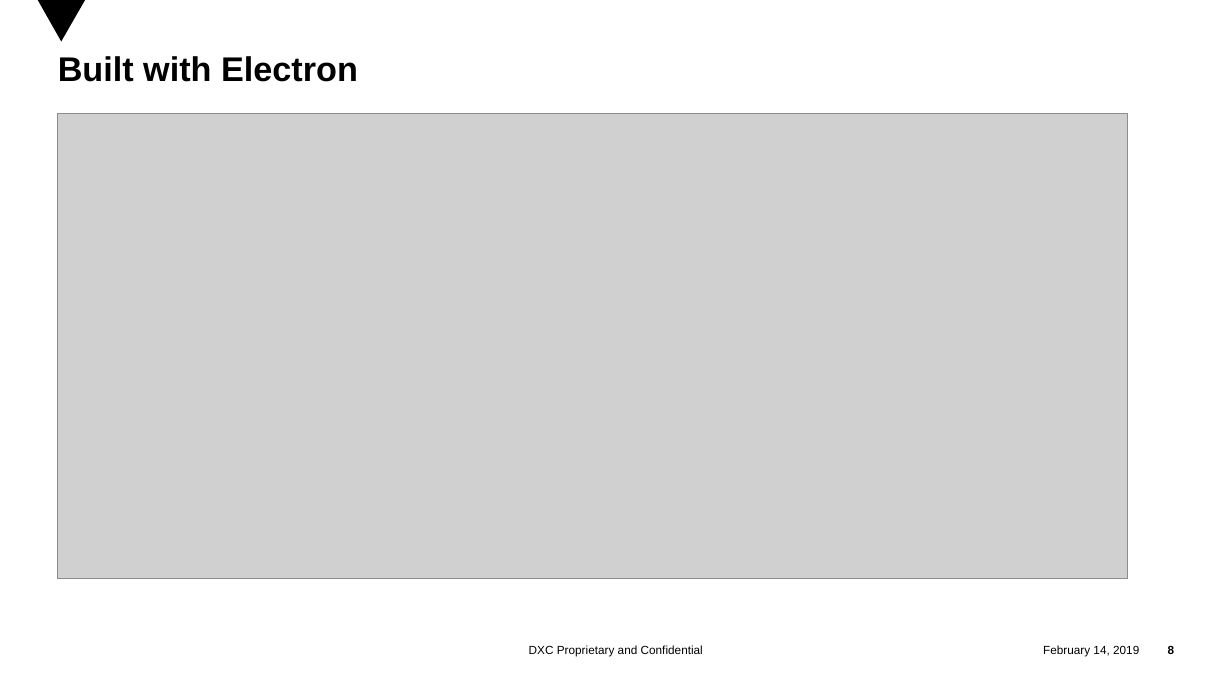
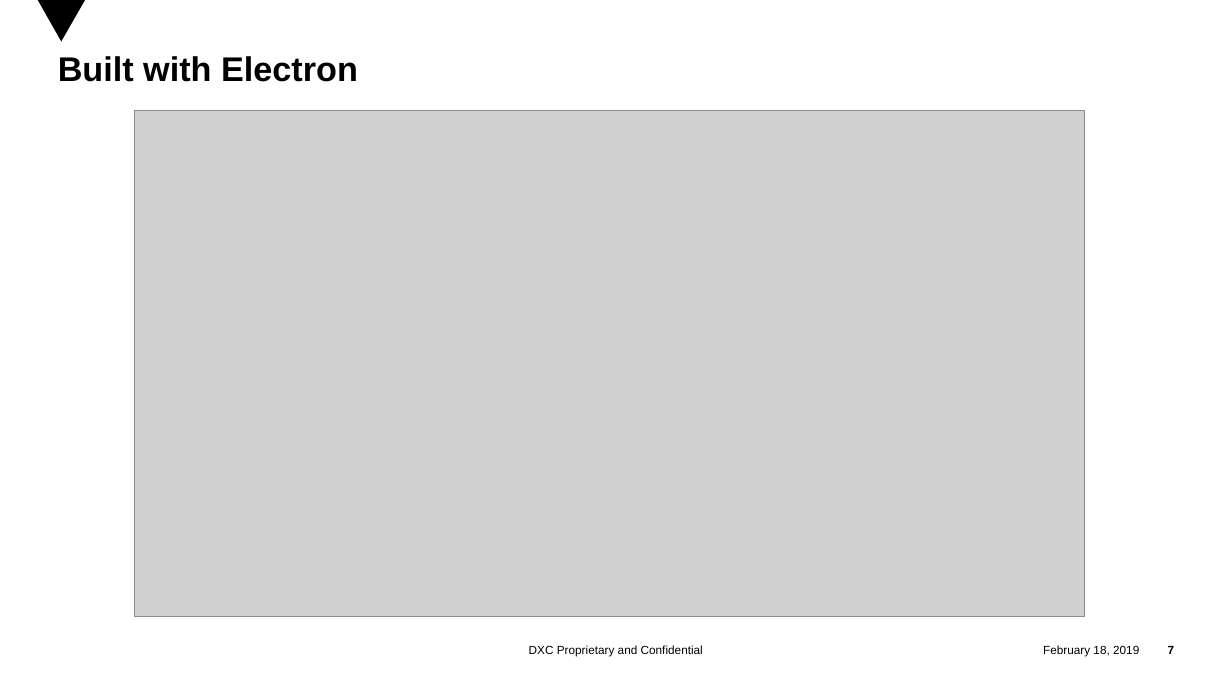
Before and after one commit to trtquan/electron, a slide deck: slide 7 of Electron.pptx (slide 8 before the commit). Drawn at 1232x693 pixels with LibreOffice and Linux fonts; fonts in the diff are those of the drawing; grey boxes stand for pictures; background and template pictures are left out. Boxes give left, top, right and bottom in pixels: in the first picture for what was removed or moved away, otherwise in the second. Text is boxed around its words. In the diff, an @@ line names an element or a change of style, - is before the commit and + after.

```diff
--- a/Electron.pptx
+++ b/Electron.pptx
@@ picture resized from (x1=58, y1=113, x2=1127, y2=578) to (x1=135, y1=110, x2=1085, y2=617) @@
@@ text at (x1=1043, y1=645, x2=1139, y2=657): text changed @@
-February 14, 2019
+February 18, 2019
@@ page number at (x1=1168, y1=646, x2=1175, y2=654): text changed @@
-8
+7
```
Also in this commit, not shown: 16 other slides changed, 2 slides added, 2 slides removed.
